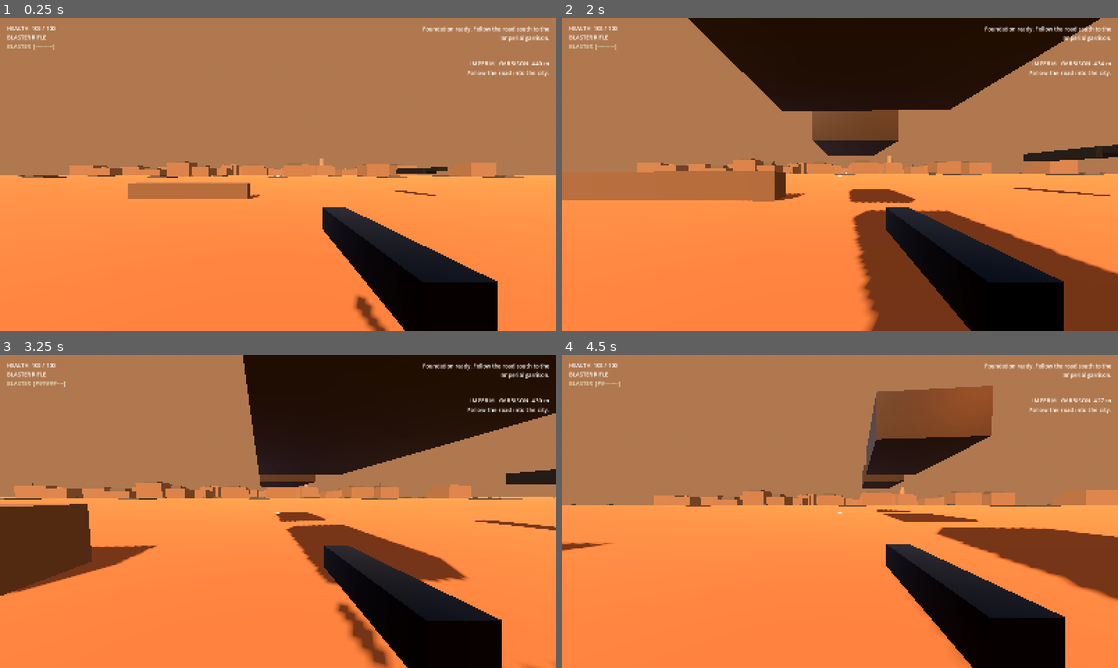
Above: before the commit, frames 1-4 (two rows, left to right).
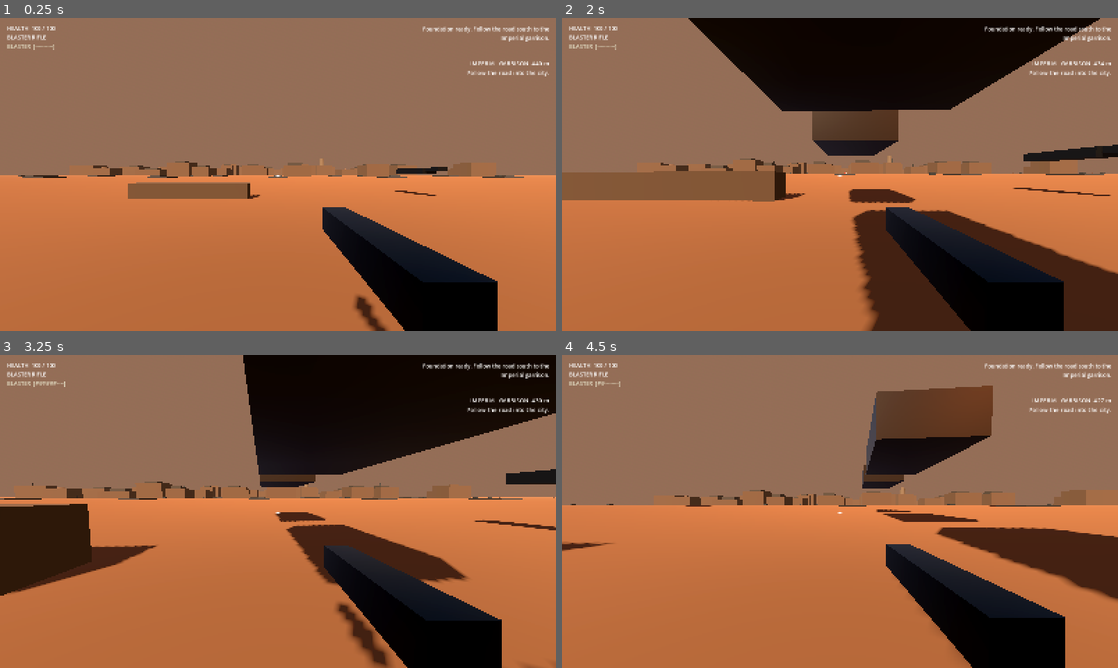
Above: after the commit, the same moments.

Repository: Deputy1389/far-horizon
Game: Godot game, scene res://game/scenes/main.tscn
Same seed, same stepped clock (60 frames per second), same inputs: the game is played once before the commit and once after it.
Inputs (mouse positions are in pixels of both pictures, inside the frame that each line leads up to):
- Up to frame 1 (0.25 s): no input
- Up to frame 2 (2 s): tap Enter at 0.5 s; move the mouse to (867, 174) at 0.52 s; hold Right mouse button (aim) 0.53-1.28 s; hold W (move_forward) from 0.53 s (still down); click (867, 174) at 0.67 s; tap Space (jump) at 0.77, 1.52 s; move the mouse to (812, 174) at 1.27 s; tap C (crouch) at 1.35 s
- Up to frame 3 (3.25 s): keep holding W (move_forward); move the mouse to (289, 505) at 2.02 s; press the mouse at (289, 505) at 2.03 s; move the mouse to (272, 517) at 2.77 s; release the mouse at (272, 517) at 2.78 s; tap E (interact) at 2.85 s; click (272, 517) at 2.92 s; tap Space (jump) at 3.02 s
- Up to frame 4 (4.5 s): keep holding W (move_forward); move the mouse to (878, 514) at 3.52 s; tap Z (prone) at 3.6 s; tap Space (jump) at 3.77 s; move the mouse to (795, 508) at 4.27 s; tap Shift (sprint) at 4.35 s

The runs differ from the first frame. In frame 1, 92% of the frame differs, in the area x 0-100%, y 0-100%; in frame 2, 76%; in frame 3, 75%; in frame 4, 90%.

Commit message:
presentation: reduce orange wash and restore combat-scene contrast

Diff:
--- a/game/scripts/main.gd
+++ b/game/scripts/main.gd
@@ -40,26 +40,26 @@
 	environment.background_mode = Environment.BG_SKY
 	environment.sky = sky
 	environment.ambient_light_source = Environment.AMBIENT_SOURCE_COLOR
-	environment.ambient_light_color = Color(0.86, 0.66, 0.5)
-	environment.ambient_light_energy = 0.72
+	environment.ambient_light_color = Color(0.62, 0.57, 0.50)
+	environment.ambient_light_energy = 0.42
 	environment.glow_enabled = true
 	environment.fog_enabled = true
-	environment.fog_light_color = Color(0.69, 0.47, 0.31)
-	environment.fog_density = 0.00058
+	environment.fog_light_color = Color(0.58, 0.43, 0.34)
+	environment.fog_density = 0.00032
 	environment_node.environment = environment
 	add_child(environment_node)
 
 	var sun := DirectionalLight3D.new()
 	sun.rotation_degrees = Vector3(-42.0, -28.0, 0.0)
-	sun.light_color = Color(1.0, 0.83, 0.67)
-	sun.light_energy = 1.35
+	sun.light_color = Color(1.0, 0.91, 0.80)
+	sun.light_energy = 0.92
 	sun.shadow_enabled = true
 	add_child(sun)
 
 	var second_sun := DirectionalLight3D.new()
 	second_sun.rotation_degrees = Vector3(-28.0, 34.0, 0.0)
 	second_sun.light_color = Color(1.0, 0.56, 0.32)
-	second_sun.light_energy = 0.22
+	second_sun.light_energy = 0.10
 	second_sun.shadow_enabled = false
 	add_child(second_sun)
 
